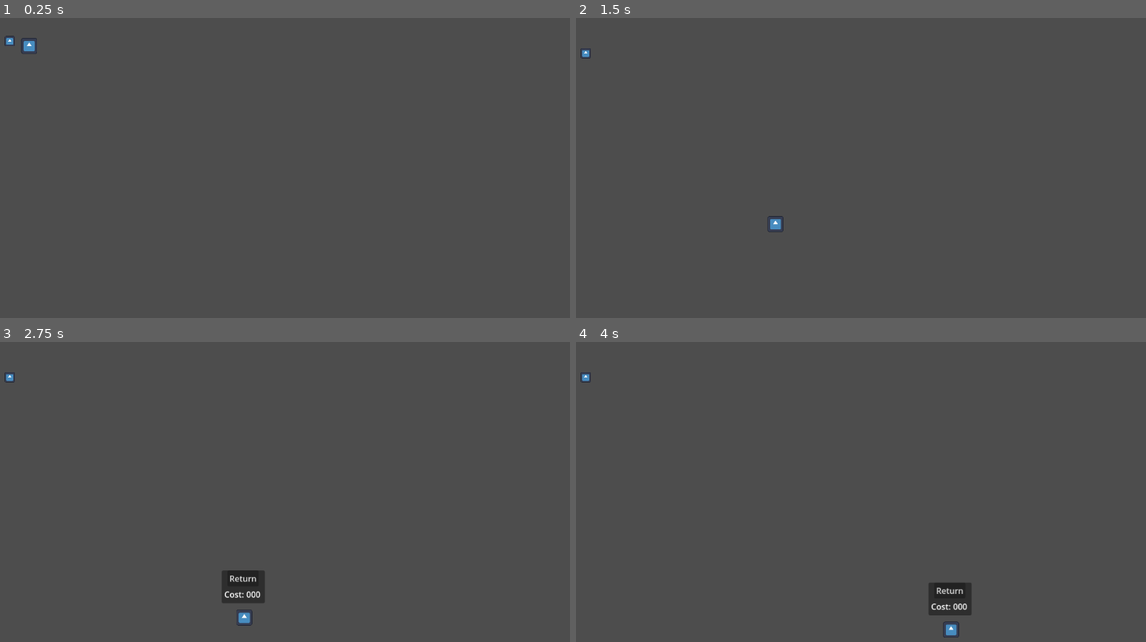
Above: before the commit, frames 1-4 (two rows, left to right).
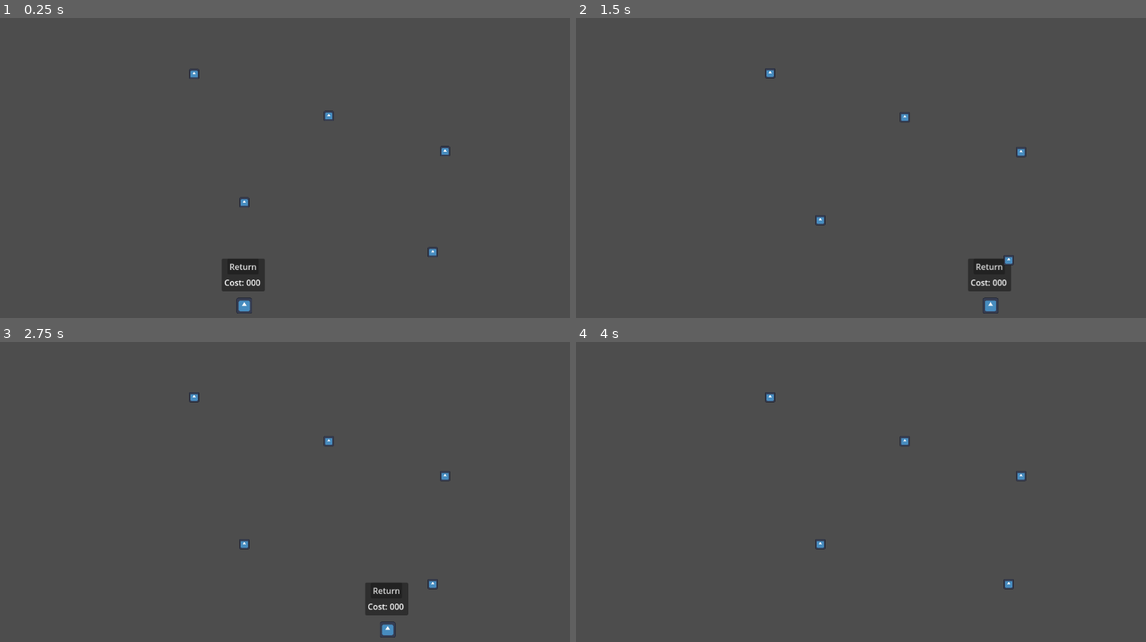
Above: after the commit, the same moments.

Repository: lplinna/Upcharge
Game: Godot game, scene res://Scenes/main_scene.tscn
Two runs of this game, one before a commit and one after it. Both use one fixed random seed, a clock stepped at 60 frames per second and the inputs below. The engine's default icon, where the game draws it, is replaced by a stand-in: a white triangle on a blue panel in a dark square.
Inputs:
- Up to frame 1 (0.25 s): no input
- Up to frame 2 (1.5 s): hold D (move_right) from 0.53 s (still down); tap W (move_up) at 0.77 s
- Up to frame 3 (2.75 s): tap W (move_up) at 1.52 s; release D (move_right) at 2.03 s; hold A (move_left) from 2.03 s (still down)
- Up to frame 4 (4 s): release A (move_left) at 2.78 s; hold D (move_right) from 2.78 s (still down); tap W (move_up) at 3.02, 3.77 s

The runs differ from the first frame. In frame 1, 1.2% of the frame differs, in the area x 0-80%, y 5-99%; in frame 2, 1.2%; in frame 3, 2.0%, in the area x 0-80%, y 10-99%; in frame 4, 1.1%.

Commit message:
More coin functionality - collection but not recording

Diff:
--- /dev/null
+++ b/Scenes/Coin.tscn
@@ -0,0 +1,36 @@
+[gd_scene load_steps=5 format=3 uid="uid://cdm56i1aanfts"]
+
+[ext_resource type="Script" path="res://Scripts/Coin.gd" id="1_i1fn0"]
+[ext_resource type="Texture2D" uid="uid://ccc2yu17f42bt" path="res://icon.svg" id="2_kltcl"]
+
+[sub_resource type="RectangleShape2D" id="RectangleShape2D_sqlwv"]
+
+[sub_resource type="RectangleShape2D" id="RectangleShape2D_354jx"]
+size = Vector2(51.5, 64)
+
+[node name="Coin" type="RigidBody2D"]
+lock_rotation = true
+max_contacts_reported = 4
+contact_monitor = true
+script = ExtResource("1_i1fn0")
+
+[node name="CollectionTimer" type="Timer" parent="."]
+wait_time = 0.4
+one_shot = true
+
+[node name="PhysicsShape" type="CollisionShape2D" parent="."]
+position = Vector2(0, 22)
+shape = SubResource("RectangleShape2D_sqlwv")
+
+[node name="Area2D" type="Area2D" parent="."]
+
+[node name="PickupShape" type="CollisionShape2D" parent="Area2D"]
+shape = SubResource("RectangleShape2D_354jx")
+
+[node name="Sprite2D" type="Sprite2D" parent="."]
+scale = Vector2(0.155, 0.155)
+texture = ExtResource("2_kltcl")
+
+[connection signal="body_entered" from="." to="." method="_on_body_entered"]
+[connection signal="body_shape_entered" from="." to="." method="_on_body_shape_entered"]
+[connection signal="body_entered" from="Area2D" to="." method="_on_area_2d_body_entered"]
--- a/Scenes/main_scene.tscn
+++ b/Scenes/main_scene.tscn
@@ -1,9 +1,9 @@
-[gd_scene load_steps=11 format=3 uid="uid://dmxh36lkghlvy"]
+[gd_scene load_steps=10 format=3 uid="uid://dmxh36lkghlvy"]
 
 [ext_resource type="Texture2D" uid="uid://ccc2yu17f42bt" path="res://icon.svg" id="1_b10hd"]
 [ext_resource type="Script" path="res://Scripts/Player.gd" id="1_e7d48"]
-[ext_resource type="PackedScene" path="res://Scenes/PopUp.tscn" id="3_k3m6n"]
-[ext_resource type="Script" path="res://Scenes/Coin.gd" id="4_fkrsh"]
+[ext_resource type="PackedScene" uid="uid://fjd6tdto2orx" path="res://Scenes/PopUp.tscn" id="3_k3m6n"]
+[ext_resource type="PackedScene" uid="uid://cdm56i1aanfts" path="res://Scenes/Coin.tscn" id="4_l0prk"]
 
 [sub_resource type="CapsuleShape2D" id="CapsuleShape2D_rmbm4"]
 radius = 18.0
@@ -21,12 +21,10 @@
 [sub_resource type="RectangleShape2D" id="RectangleShape2D_b824x"]
 size = Vector2(147.875, 27)
 
-[sub_resource type="RectangleShape2D" id="RectangleShape2D_sqlwv"]
-
 [node name="Node2D" type="Node2D"]
 
 [node name="Player" type="CharacterBody2D" parent="."]
-position = Vector2(96, 29)
+position = Vector2(516, 538)
 script = ExtResource("1_e7d48")
 
 [node name="CollisionShape2D" type="CollisionShape2D" parent="Player"]
@@ -117,15 +115,19 @@
 [node name="CollisionShape2D" type="CollisionShape2D" parent="Challenge2/TinyPlatform"]
 shape = SubResource("RectangleShape2D_c2wxe")
 
-[node name="Coin" type="RigidBody2D" parent="."]
-position = Vector2(58, 17)
-script = ExtResource("4_fkrsh")
+[node name="Coins" type="Node2D" parent="."]
 
-[node name="CollisionShape2D" type="CollisionShape2D" parent="Coin"]
-shape = SubResource("RectangleShape2D_sqlwv")
+[node name="Coin" parent="Coins" instance=ExtResource("4_l0prk")]
+position = Vector2(516, 332)
 
-[node name="Sprite2D" type="Sprite2D" parent="Coin"]
-scale = Vector2(0.155, 0.155)
-texture = ExtResource("1_b10hd")
+[node name="Coin2" parent="Coins" instance=ExtResource("4_l0prk")]
+position = Vector2(884, 429)
 
-[connection signal="body_entered" from="Coin" to="Coin" method="_on_body_entered"]
+[node name="Coin3" parent="Coins" instance=ExtResource("4_l0prk")]
+position = Vector2(908, 232)
+
+[node name="Coin4" parent="Coins" instance=ExtResource("4_l0prk")]
+position = Vector2(681, 163)
+
+[node name="Coin5" parent="Coins" instance=ExtResource("4_l0prk")]
+position = Vector2(418, 81)
--- a/Scripts/Coin.gd
+++ b/Scripts/Coin.gd
@@ -1 +1,16 @@
-extends Node
+extends RigidBody2D
+class_name Coin
+
+
+func _on_area_2d_body_entered(body):
+	if body is Player:
+		jump_collect()
+
+func jump_collect():
+	print("Collecting")
+	collision_layer = 0
+	collision_mask = 0
+	apply_impulse(Vector2(0,-300.0),Vector2(0,0))
+	$CollectionTimer.start()
+	await $CollectionTimer.timeout
+	queue_free()
--- a/Scripts/Player.gd
+++ b/Scripts/Player.gd
@@ -1,4 +1,5 @@
 extends CharacterBody2D
+class_name Player
 
 @export var move_speed: float = 700/2
 @export var gravity_intensity: float = 300*4
